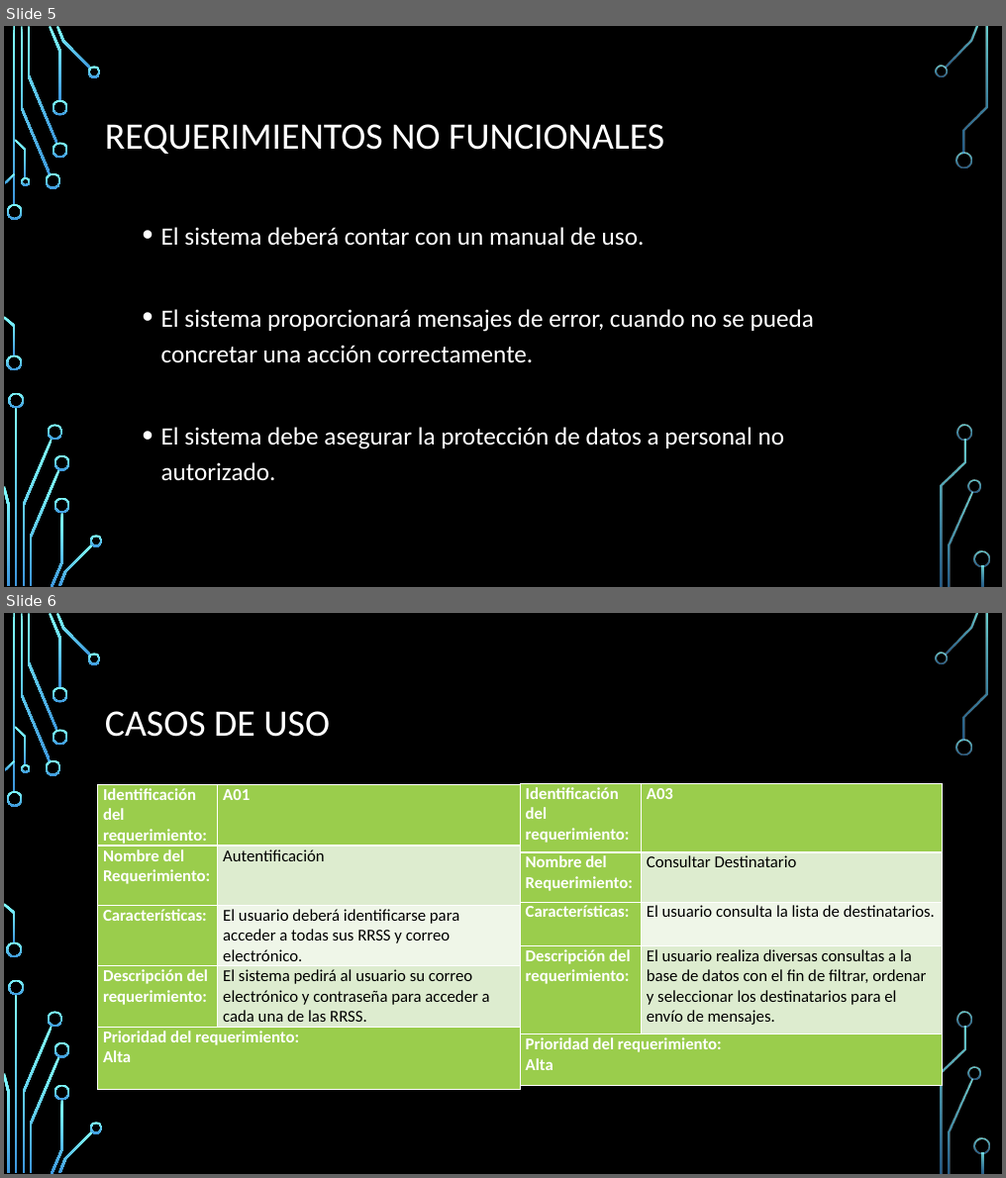
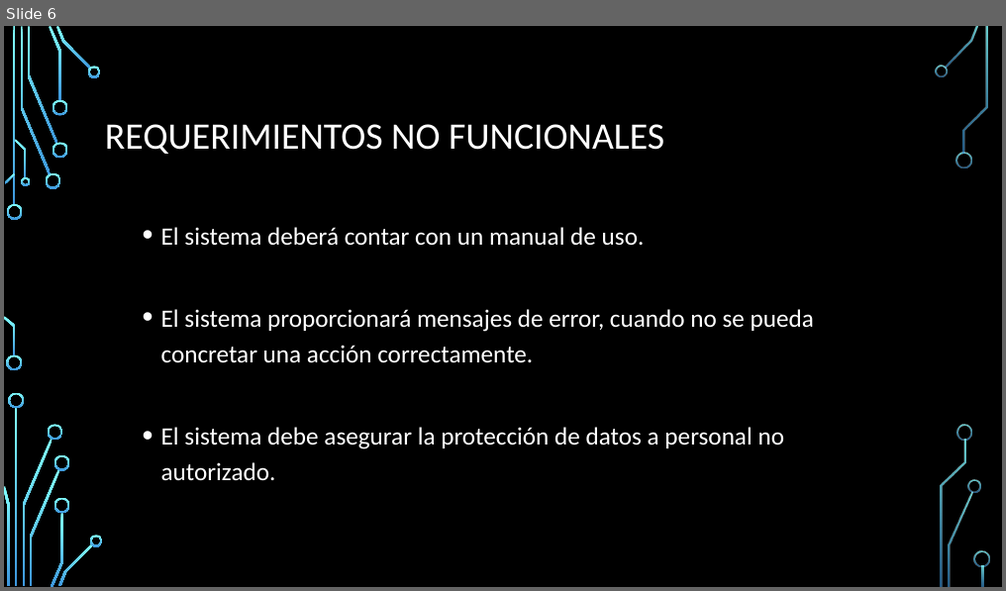
Before and after one commit to Adescafu/INFO264_Proyecto, a slide deck: presentacion.pptx. Shown one above the other, each under a label of ours: slides 5 and 6 before the commit, slide 6 after it. The pictures are 1006x1178 and 1006x591 pixels, drawn with LibreOffice and Linux fonts; fonts in the diff are those of the drawing; background and template pictures are left out. Boxes give left, top, right and bottom in pixels: in the first picture for what was removed or moved away, otherwise in the second. Text is boxed around its words. In the diff, an @@ line names an element or a change of style, - is before the commit and + after.

```diff
--- a/presentacion.pptx
+++ b/presentacion.pptx
@@ slide 6 removed at (x1=4, y1=613, x2=1002, y2=1174), background picture (left out); not listed: 36 template elements that a slide beside it also shows @@
@@ title removed at (x1=105, y1=711, x2=330, y2=737) @@
-CASOS DE USO
@@ table removed at (x1=98, y1=784, x2=520, y2=1086), 5 rows, 2 columns @@
-Identificación del requerimiento: | A01
-Nombre del Requerimiento: | Autentificación
-Características: | El usuario deberá identificarse para acceder a todas sus RRSS y correo electrónico.
-Descripción del requerimiento: | El sistema pedirá al usuario su correo electrónico y contraseña para acceder a cada una de las RRSS.
-Prioridad del requerimiento: / Alta | 
@@ table removed at (x1=520, y1=783, x2=943, y2=1086), 5 rows, 2 columns @@
-Identificación del requerimiento: | A03
-Nombre del Requerimiento: | Consultar Destinatario
-Características: | El usuario consulta la lista de destinatarios.
-Descripción del requerimiento: | El usuario realiza diversas consultas a la base de datos con el fin de filtrar, ordenar y seleccionar los destinatarios para el envío de mensajes.
-Prioridad del requerimiento: / Alta | 
@@ what was slide 5 is now slide 6 @@
```
Also in this commit, not shown: 7 slides changed, 2 slides added, 4 other slides removed.
